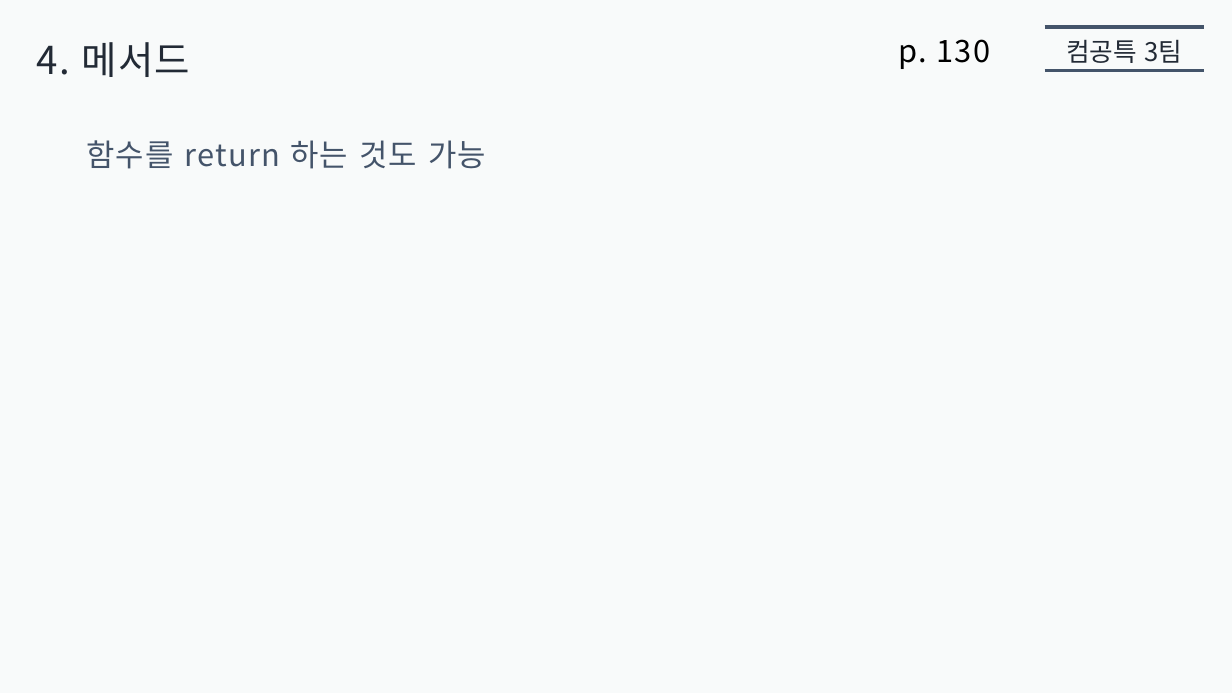
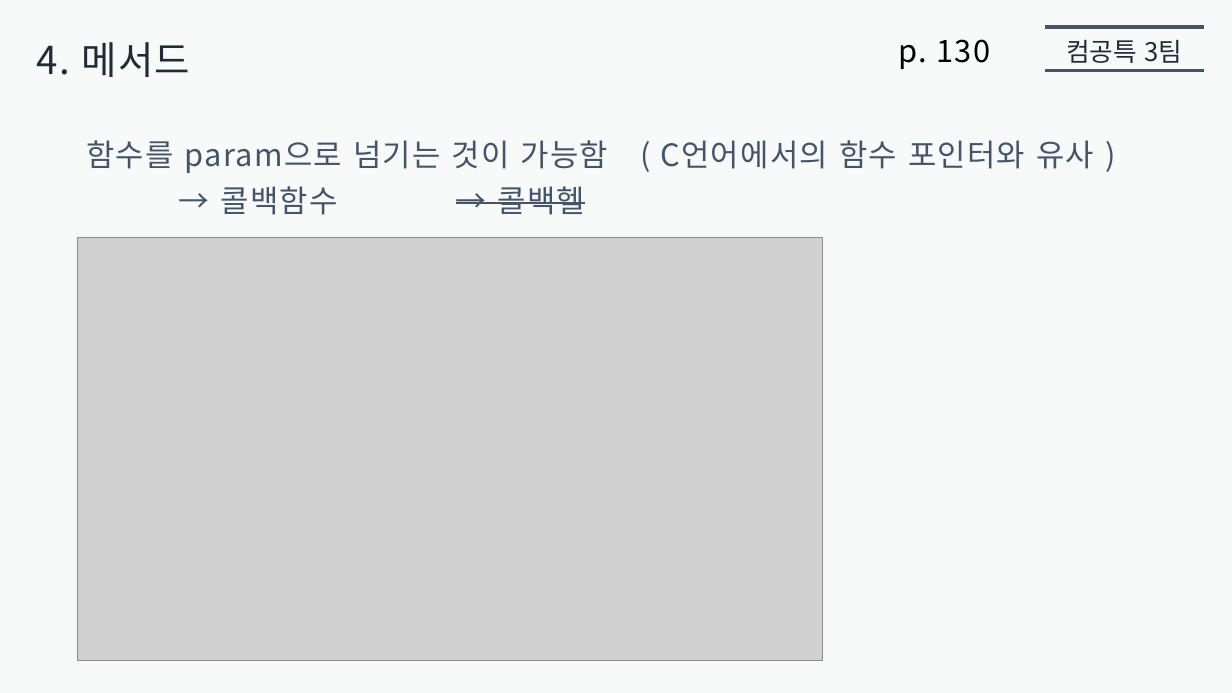
Before and after one commit to jaehoo1/Modern-JavaScript-Deep-Dive, a slide deck: slide 6 of 05. 객체 리터럴/presentation5/jaehoo1/객체_리터럴.pptx. Drawn at 1232x693 pixels with LibreOffice and Linux fonts; fonts in the diff are those of the drawing; grey boxes stand for pictures. Boxes give left, top, right and bottom in pixels: in the first picture for what was removed or moved away, otherwise in the second. Text is boxed around its words. In the diff, an @@ line names an element or a change of style, - is before the commit and + after.

```diff
--- a/05. 객체 리터럴/presentation5/jaehoo1/객체_리터럴.pptx
+++ b/05. 객체 리터럴/presentation5/jaehoo1/객체_리터럴.pptx
@@ text at (86, 140, 1094, 173): text changed @@
-함수를 return 하는 것도 가능
+함수를 param으로 넘기는 것이 가능함 ( C언어에서의 함수 포인터와 유사 )
@@ text added at (220, 186, 586, 215), 24 pt, text #44546A @@
+→ 콜백함수 → 콜백헬
@@ picture added at (77, 238, 823, 660) @@
```
Also in this commit, not shown: 3 slides added, 1 other file.
